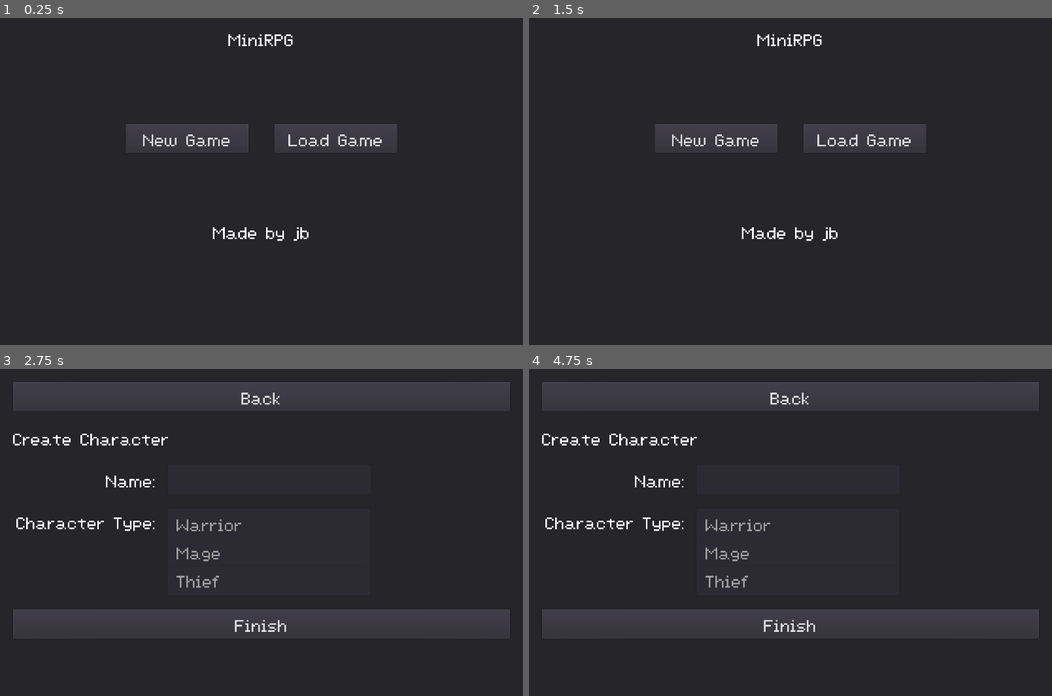
Above: before the commit, frames 1-4 (two rows, left to right).
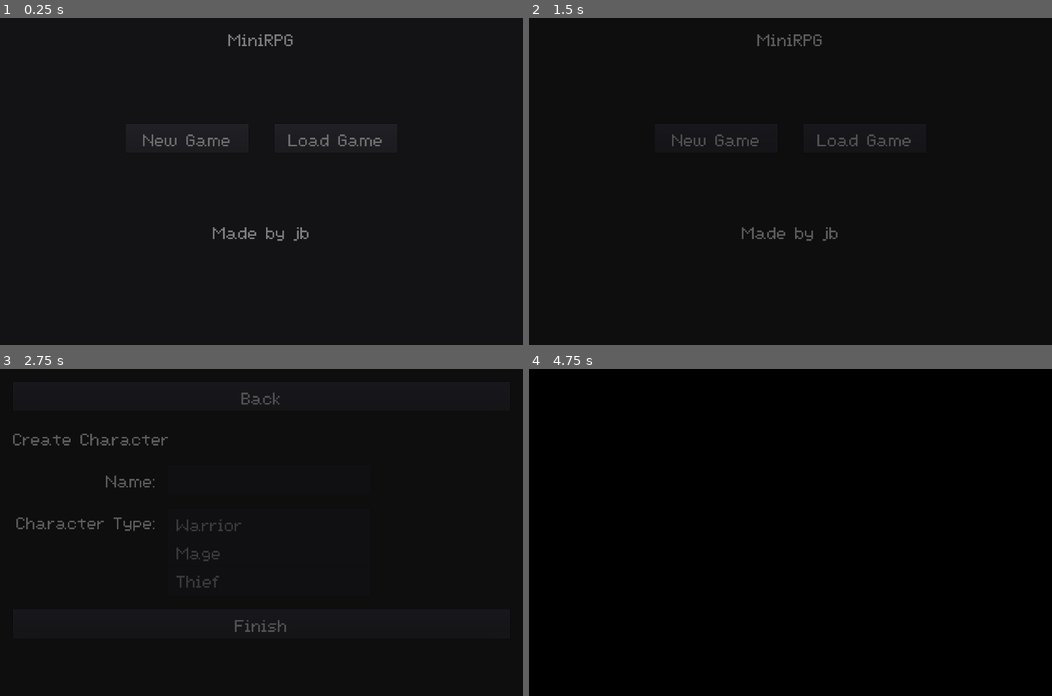
Above: after the commit, the same moments.

Repository: majormunky/MiniRPG
Game: Godot game, scene res://scenes/MainMenu.tscn
Two runs of this game, one before a commit and one after it. Both use one fixed random seed, a clock stepped at 60 frames per second and the inputs below.
Inputs (mouse positions are in pixels of both pictures, inside the frame that each line leads up to):
- Up to frame 1 (0.25 s): no input
- Up to frame 2 (1.5 s): click "Load Game" at 0.5 s; click "Back" at 1.25 s
- Up to frame 3 (2.75 s): click "New Game" at 2 s
- Up to frame 4 (4.75 s): click (795, 480) at 2.77 s; type "Alex" at 2.85 s; click "Back" at 3.5 s; click "New Game" at 4.25 s

The runs differ from the first frame. In frame 1, 4.6% of the frame differs, in the area x 24-76%, y 5-69%; in frame 2, 100%; in frame 3, 99%; in frame 4, 100%, in the area x 0-100%, y 0-100%.

Commit message:
Added transitions between the main menu and create character pages

Diff:
--- a/scenes/CreatePlayer.gd
+++ b/scenes/CreatePlayer.gd
@@ -4,6 +4,7 @@
 onready var char_type_menu = $MarginContainer/VBoxContainer/HBoxContainer/ItemList
 onready var name_input = $MarginContainer/VBoxContainer/NameInput/TextEdit
 onready var error_box = $MarginContainer/VBoxContainer/ErrorText
+onready var transition = $TransitionRect
 
 var char_types = [
 	"Warrior",
@@ -12,8 +13,10 @@
 ]
 
 func _ready():
+	transition.fadeOut()
 	for item in char_types:
 		char_type_menu.add_item(" " + item)
+
 
 
 func create_save_game(user_name, char_type):
@@ -85,4 +88,6 @@
 
 
 func _on_BackButton_pressed():
+	transition.fadeIn()
+	yield(get_tree().create_timer(0.5), "timeout")
 	get_tree().change_scene("res://scenes/MainMenu.tscn")
--- a/scenes/CreatePlayer.tscn
+++ b/scenes/CreatePlayer.tscn
@@ -1,7 +1,8 @@
-[gd_scene load_steps=3 format=2]
+[gd_scene load_steps=4 format=2]
 
 [ext_resource path="res://assets/MainTheme.tres" type="Theme" id=1]
 [ext_resource path="res://scenes/CreatePlayer.gd" type="Script" id=2]
+[ext_resource path="res://scenes/TransitionRect.tscn" type="PackedScene" id=3]
 
 [node name="CreatePlayer" type="Control"]
 anchor_right = 1.0
@@ -122,5 +123,8 @@
 custom_colors/default_color = Color( 1, 0, 0, 1 )
 fit_content_height = true
 
+[node name="TransitionRect" parent="." instance=ExtResource( 3 )]
+color = Color( 0, 0, 0, 1 )
+
 [connection signal="pressed" from="MarginContainer/VBoxContainer/BackButton" to="." method="_on_BackButton_pressed"]
 [connection signal="pressed" from="MarginContainer/VBoxContainer/FinishButton" to="." method="_on_FinishButton_pressed"]
--- a/scenes/Game.tscn
+++ b/scenes/Game.tscn
@@ -1,11 +1,11 @@
-[gd_scene load_steps=10 format=2]
+[gd_scene load_steps=9 format=2]
 
 [ext_resource path="res://scenes/Menu.tscn" type="PackedScene" id=1]
 [ext_resource path="res://scenes/Player.tscn" type="PackedScene" id=2]
 [ext_resource path="res://scenes/WorldManager.gd" type="Script" id=3]
 [ext_resource path="res://scenes/Game.gd" type="Script" id=4]
 [ext_resource path="res://scenes/Dialog.gd" type="Script" id=5]
-[ext_resource path="res://scenes/TransitionRect.gd" type="Script" id=6]
+[ext_resource path="res://scenes/TransitionRect.tscn" type="PackedScene" id=6]
 
 [sub_resource type="DynamicFontData" id=1]
 antialiased = false
@@ -14,22 +14,6 @@
 [sub_resource type="DynamicFont" id=2]
 size = 64
 font_data = SubResource( 1 )
-
-[sub_resource type="Animation" id=3]
-resource_name = "Fade"
-length = 0.5
-tracks/0/type = "value"
-tracks/0/path = NodePath(".:color")
-tracks/0/interp = 1
-tracks/0/loop_wrap = true
-tracks/0/imported = false
-tracks/0/enabled = true
-tracks/0/keys = {
-"times": PoolRealArray( 0, 0.5 ),
-"transitions": PoolRealArray( 1, 1 ),
-"update": 0,
-"values": [ Color( 0, 0, 0, 0 ), Color( 0, 0, 0, 1 ) ]
-}
 
 [node name="Game" type="Node2D"]
 pause_mode = 2
@@ -79,21 +63,7 @@
 custom_fonts/normal_font = SubResource( 2 )
 text = "This is a test of the godot dialog system.  This is just a test."
 
-[node name="TransitionRect" type="ColorRect" parent="CanvasLayer"]
-anchor_right = 1.0
-anchor_bottom = 1.0
-margin_right = 1280.0
-margin_bottom = 800.0
-rect_min_size = Vector2( 1280, 800 )
-mouse_filter = 2
-color = Color( 0, 0, 0, 0.491073 )
-script = ExtResource( 6 )
-__meta__ = {
-"_edit_use_anchors_": false
-}
-
-[node name="AnimationPlayer" type="AnimationPlayer" parent="CanvasLayer/TransitionRect"]
-anims/Fade = SubResource( 3 )
+[node name="TransitionRect" parent="CanvasLayer" instance=ExtResource( 6 )]
 
 [connection signal="after_map_change" from="WorldManager" to="." method="_on_WorldManager_after_map_change"]
 [connection signal="before_map_change" from="WorldManager" to="." method="_on_WorldManager_before_map_change"]
--- a/scenes/MainMenu.gd
+++ b/scenes/MainMenu.gd
@@ -1,15 +1,20 @@
 extends Control
 
 onready var new_game_scene = preload("res://scenes/CreatePlayer.tscn")
+onready var transition = $TransitionRect
 
 func _ready():
-	pass
+	transition.fadeOut()
 
 
 func _on_New_Game_pressed():
+	transition.fadeIn()
+	yield(get_tree().create_timer(0.5), "timeout")
 	get_tree().change_scene("res://scenes/CreatePlayer.tscn")
 
 
 func _on_Load_Game_pressed():
 	print("Changing scenes")
+	transition.fadeIn()
+	yield(get_tree().create_timer(0.5), "timeout")
 	get_tree().change_scene("res://scenes/LoadGame.tscn")
--- a/scenes/MainMenu.tscn
+++ b/scenes/MainMenu.tscn
@@ -1,7 +1,8 @@
-[gd_scene load_steps=3 format=2]
+[gd_scene load_steps=4 format=2]
 
 [ext_resource path="res://assets/MainTheme.tres" type="Theme" id=1]
 [ext_resource path="res://scenes/MainMenu.gd" type="Script" id=2]
+[ext_resource path="res://scenes/TransitionRect.tscn" type="PackedScene" id=3]
 
 [node name="MainMenu" type="Control"]
 anchor_right = 1.0
@@ -64,5 +65,8 @@
 text = "Made by jb"
 align = 1
 
+[node name="TransitionRect" parent="." instance=ExtResource( 3 )]
+color = Color( 0, 0, 0, 1 )
+
 [connection signal="pressed" from="MarginContainer/VBoxContainer/HBoxContainer/New Game" to="." method="_on_New_Game_pressed"]
 [connection signal="pressed" from="MarginContainer/VBoxContainer/HBoxContainer/Load Game" to="." method="_on_Load_Game_pressed"]
--- /dev/null
+++ b/scenes/TransitionRect.tscn
@@ -0,0 +1,35 @@
+[gd_scene load_steps=3 format=2]
+
+[ext_resource path="res://scenes/TransitionRect.gd" type="Script" id=1]
+
+[sub_resource type="Animation" id=3]
+resource_name = "Fade"
+length = 0.5
+tracks/0/type = "value"
+tracks/0/path = NodePath(".:color")
+tracks/0/interp = 1
+tracks/0/loop_wrap = true
+tracks/0/imported = false
+tracks/0/enabled = true
+tracks/0/keys = {
+"times": PoolRealArray( 0, 0.5 ),
+"transitions": PoolRealArray( 1, 1 ),
+"update": 0,
+"values": [ Color( 0, 0, 0, 0 ), Color( 0, 0, 0, 1 ) ]
+}
+
+[node name="TransitionRect" type="ColorRect"]
+anchor_right = 1.0
+anchor_bottom = 1.0
+margin_right = 1280.0
+margin_bottom = 800.0
+rect_min_size = Vector2( 1280, 800 )
+mouse_filter = 2
+color = Color( 0, 0, 0, 0.491073 )
+script = ExtResource( 1 )
+__meta__ = {
+"_edit_use_anchors_": false
+}
+
+[node name="AnimationPlayer" type="AnimationPlayer" parent="."]
+anims/Fade = SubResource( 3 )
